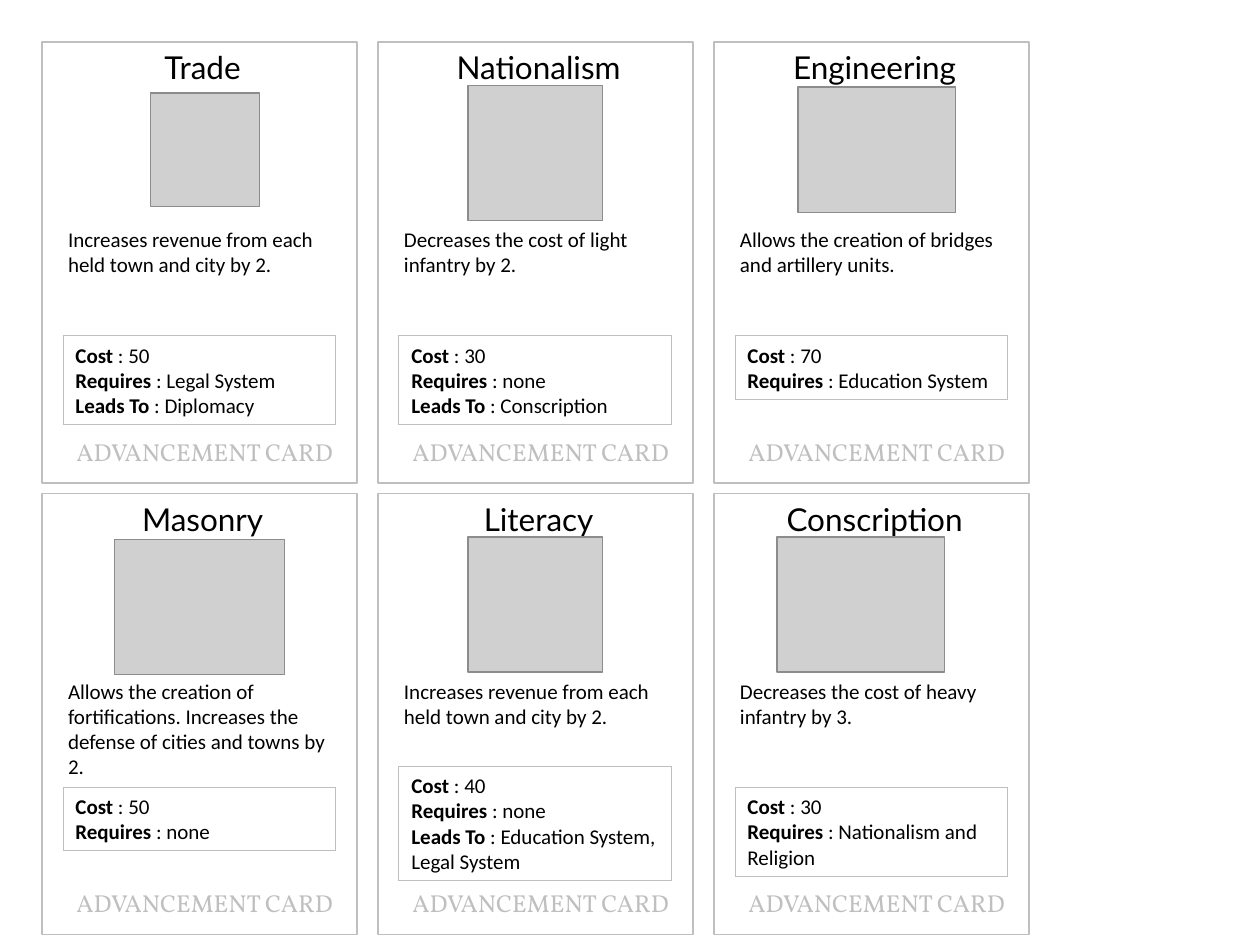
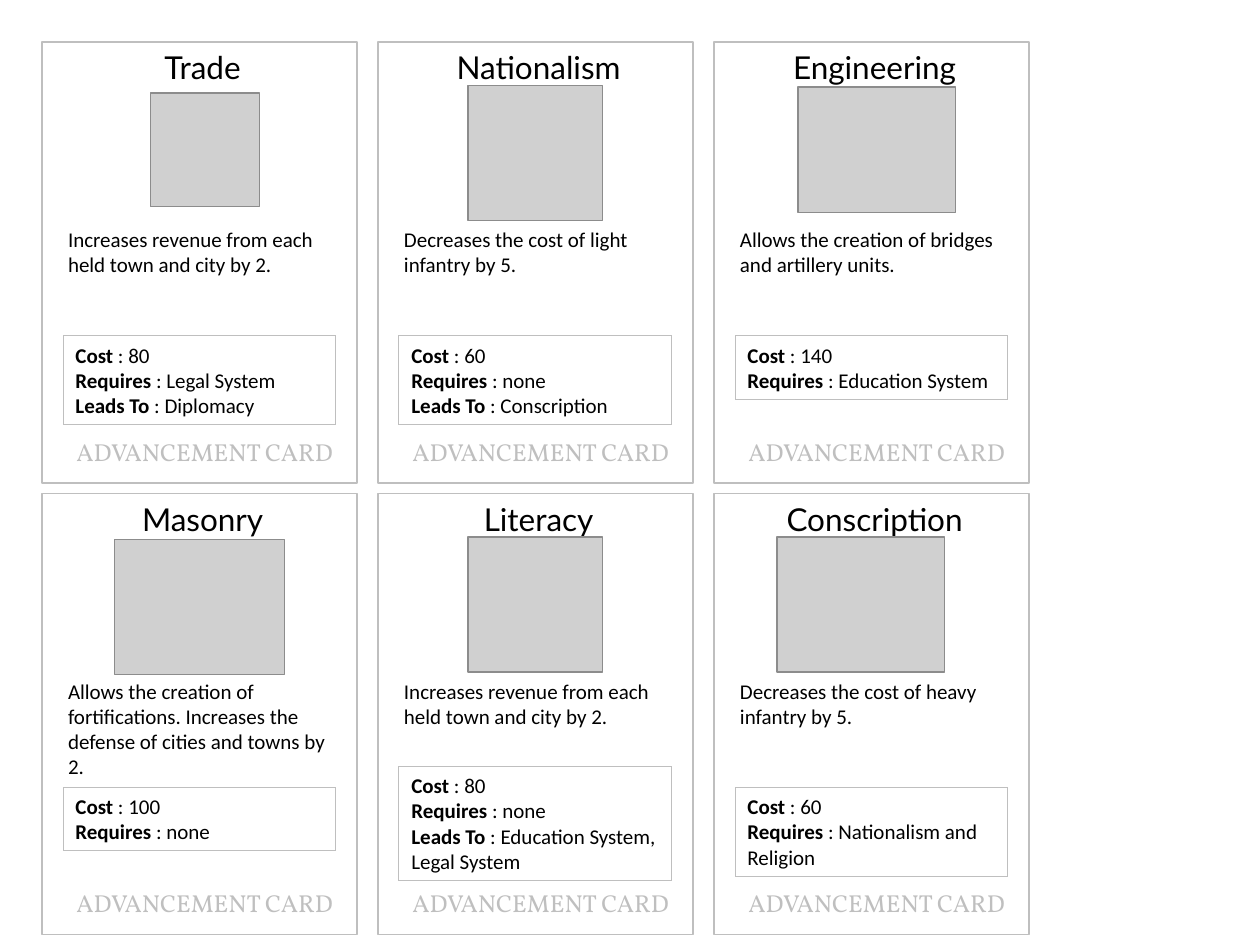
Before and after one commit to ccushing/senate, a slide deck: slide 7 of public/img/Cards.pptx. Drawn at 1260x945 pixels with LibreOffice and Linux fonts; fonts in the diff are those of the drawing; grey boxes stand for pictures. Boxes give left, top, right and bottom in pixels: in the first picture for what was removed or moved away, otherwise in the second. Text is boxed around its words. In the diff, an @@ line names an element or a change of style, - is before the commit and + after.

```diff
--- a/public/img/Cards.pptx
+++ b/public/img/Cards.pptx
@@ text at (404, 232, 627, 276): text changed @@
-Decreases the cost of light infantry by 2.
+Decreases the cost of light infantry by 5.
@@ text in rectangle at (75, 348, 149, 363): text changed @@
-Cost : 50
+Cost : 80
@@ text in rectangle at (411, 348, 485, 363): text changed @@
-Cost : 30
+Cost : 60
@@ text in rectangle at (747, 349, 832, 363): text changed @@
-Cost : 70
+Cost : 140
@@ text at (740, 684, 976, 728): text changed @@
-Decreases the cost of heavy infantry by 3.
+Decreases the cost of heavy infantry by 5.
@@ text in rectangle at (411, 778, 485, 793): text changed @@
-Cost : 40
+Cost : 80
@@ text in rectangle at (75, 800, 160, 814): text changed @@
-Cost : 50
+Cost : 100
@@ text in rectangle at (747, 799, 821, 814): text changed @@
-Cost : 30
+Cost : 60
```
Also in this commit, not shown: 2 other slides changed, 6 slides added.
